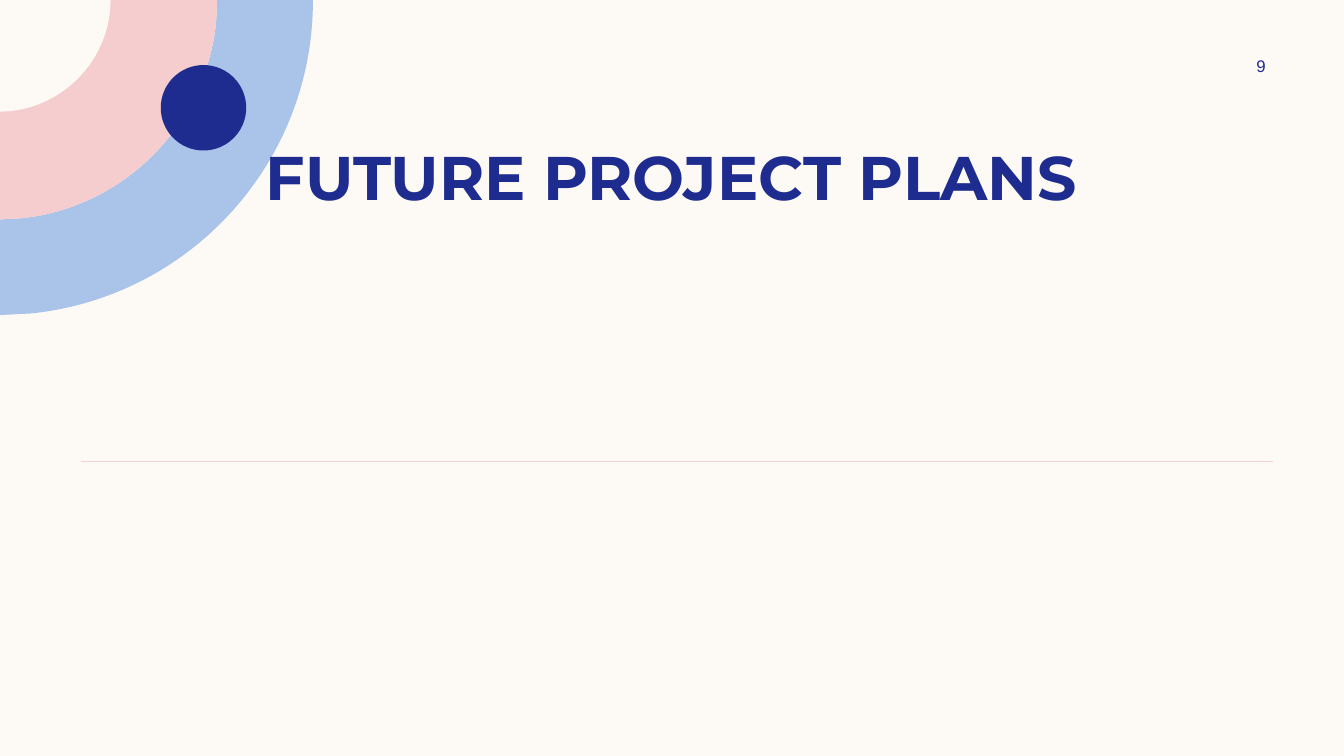
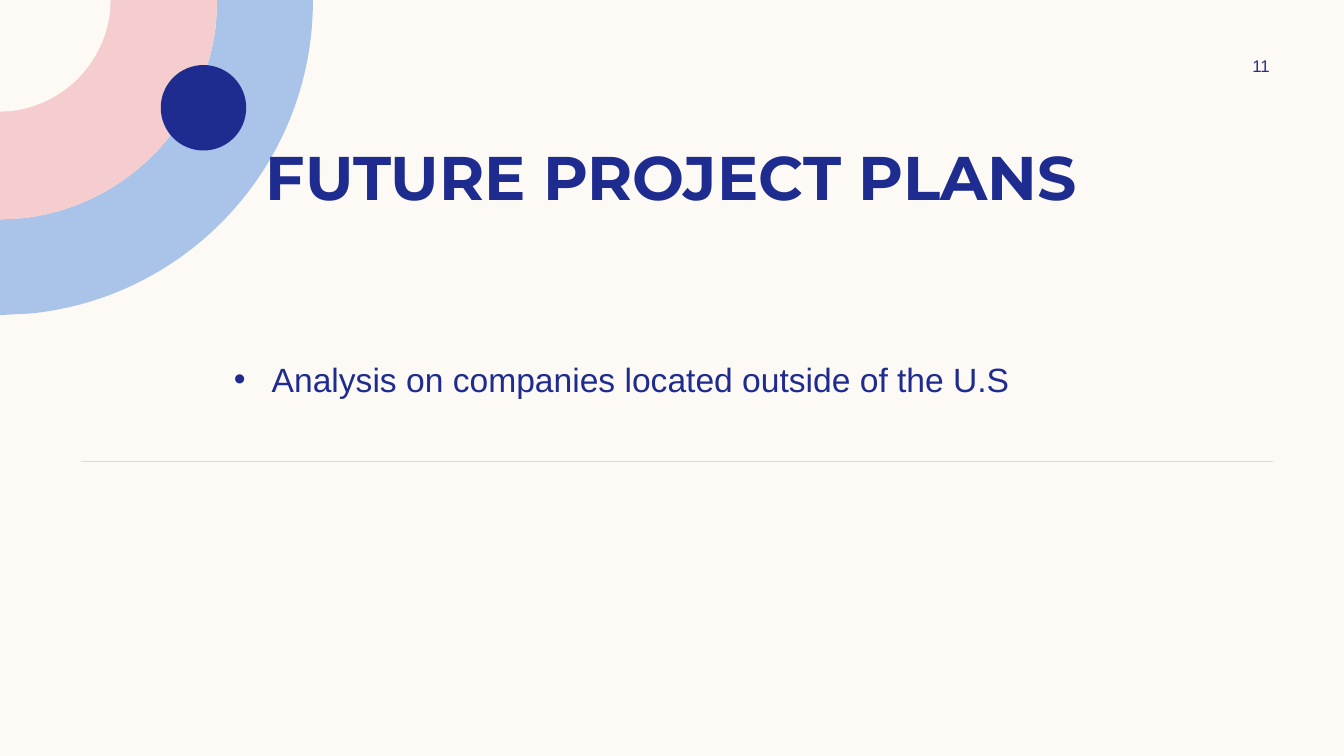
Before and after one commit to joshlynj/ds_salaries, a slide deck: slide 11 of powerpoint/Data Science Salaries from 2022-2023 pt2.pptx (slide 9 before the commit). Drawn at 1344x756 pixels with LibreOffice and Linux fonts; fonts in the diff are those of the drawing. Boxes give left, top, right and bottom in pixels: in the first picture for what was removed or moved away, otherwise in the second. Text is boxed around its words. In the diff, an @@ line names an element or a change of style, - is before the commit and + after.

```diff
--- a/powerpoint/Data Science Salaries from 2022-2023 pt2.pptx
+++ b/powerpoint/Data Science Salaries from 2022-2023 pt2.pptx
@@ page number at [1252,60,1269,72]: text changed @@
-9
+11
@@ text added at [272,367,1009,399], 24 pt, text #1F2C8F @@
+• Analysis on companies located outside of the U.S
```
Also in this commit, not shown: 2 other slides changed, 5 slides added, 3 slides removed, 1 other file.
